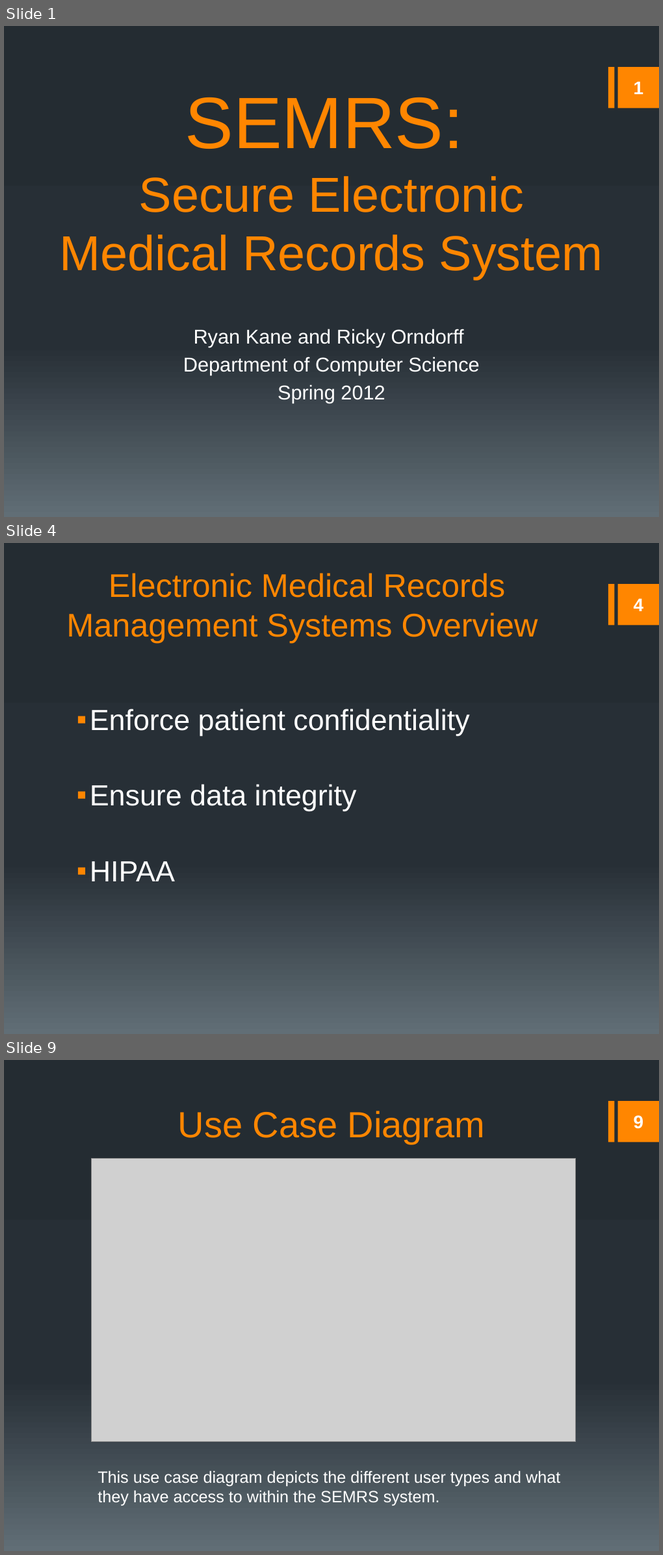
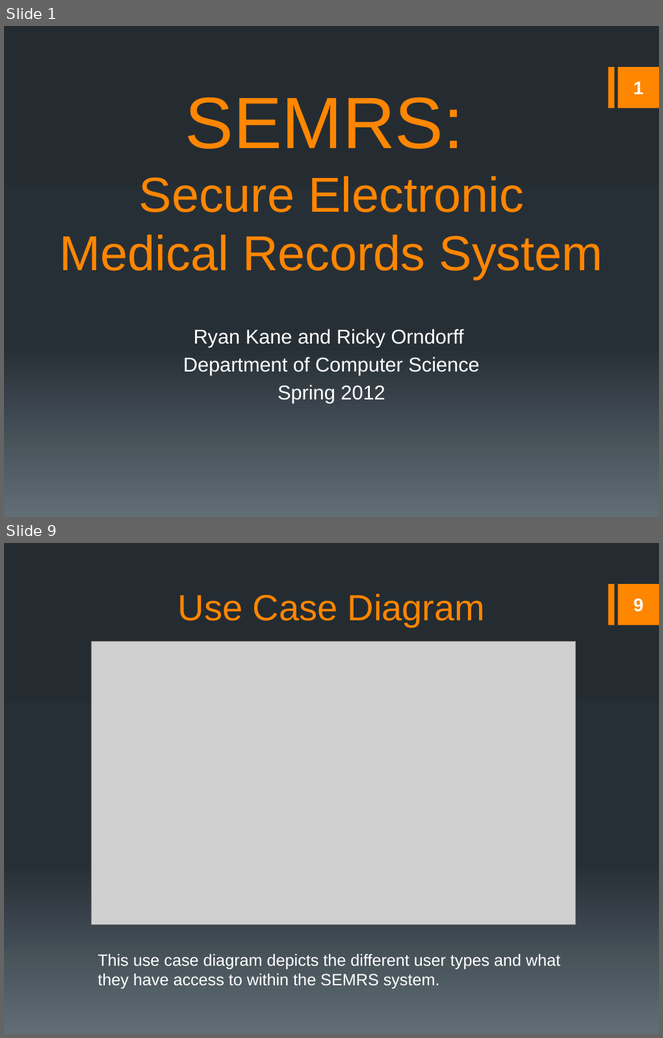
Before and after one commit to rmkane/semrs, a slide deck: Documentation/Final_Presentation.pptx. Shown one above the other, each under a label of ours: slides 1, 4 and 9 before the commit, slides 1 and 9 after it; the slides between them are not shown. The pictures are 663x1555 and 663x1038 pixels, drawn with LibreOffice and Linux fonts; fonts in the diff are those of the drawing; grey boxes stand for pictures. Boxes give left, top, right and bottom in pixels: in the first picture for what was removed or moved away, otherwise in the second. Text is boxed around its words. In the diff, an @@ line names an element or a change of style, - is before the commit and + after.

```diff
--- a/Documentation/Final_Presentation.pptx
+++ b/Documentation/Final_Presentation.pptx
@@ slide 4 removed at bbox=[4, 543, 659, 1034], background gradient #242C33 to #273037 to #636D76; not listed: 2 template elements that a slide beside it also shows @@
@@ title removed at bbox=[66, 573, 538, 643] @@
-Electronic Medical Records Management Systems Overview
@@ page number removed at bbox=[634, 598, 644, 611] @@
-4
@@ text removed at bbox=[90, 709, 469, 882] @@
-▪ Enforce patient confidentiality
-▪ Ensure data integrity
-▪ HIPAA
```
Also in this commit, not shown: 9 slides changed, 1 other slide removed, 4 other files.
